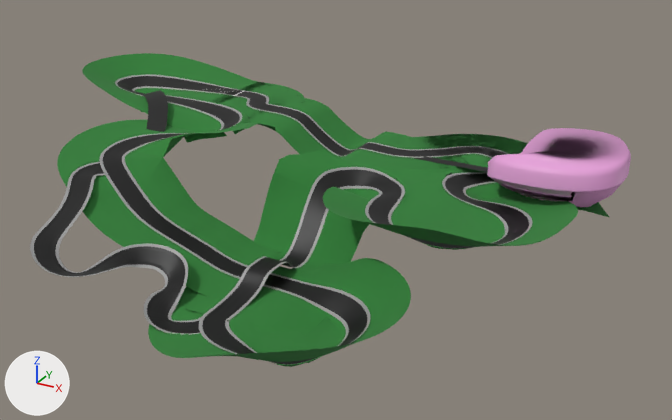
Renders of the FBX model Q4Q4Q4/Assets/Folders/Prefabs/MainTrack.fbx from each side of a commit.
The view is the same before and after, from a 50 mm camera at (6176.0, -8842.0, 3183.0) aimed at (2024.0, -1294.0, -591.0). The axes (+X, +Y, +Z) are drawn at lower left. The lights are the same throughout. Where no turn or scale is listed for an object, it has been applied to the vertices. Vertices at the same position are counted once.

The first picture shows 'Plane.001', 'Road.001', 'RoadSplit.001', 'ShortCut#2.001'.
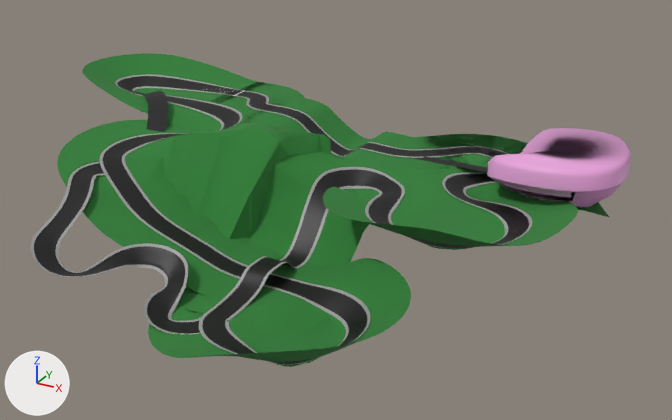
The edits, one by one:
me_plane_004 is used by ob_plane_001; location (1.0, -1.0, -1.0).
me_plane_004 had 31061 vertices, 23743 faces and spanned x -1905.0..4682.0, y -4117.0..1042.0, z -999.0..236.0.
me_plane_004 now has 31131 vertices, 23783 faces and spans x -1905.0..4682.0, y -4117.0..713.0, z -954.0..236.0.
me_plane_004 part 1: 279 vertices moved from x 888.0..2816.0, y -2090.0..-972.0, z -856.0..151.0 to x 902.0..2816.0, y -2090.0..-930.0, z -856.0..43.0; 27 vertices removed from x 498.0..2984.0, y -2219.0..-653.0, z -847.0..163.0; 106 vertices added at x 171.0..3004.0, y -2200.0..-537.0, z -858.0..64.0.

Changed parts and their boxes (x1, y1, x2, y2) in the pictures (672 x 420 px; the box of a moved part takes in the faces that stretch with it):
part 1 of me_plane_004, moved or reshaped: before (164, 128, 461, 258); after (163, 123, 461, 258)
